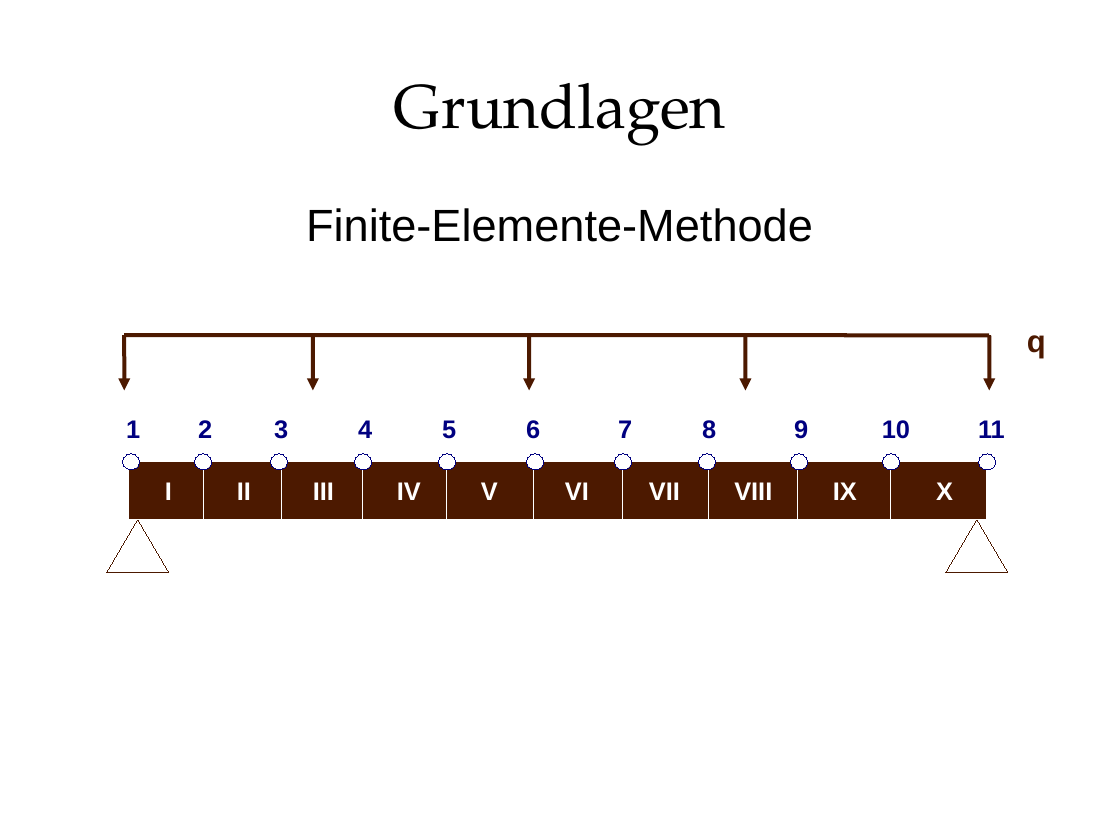
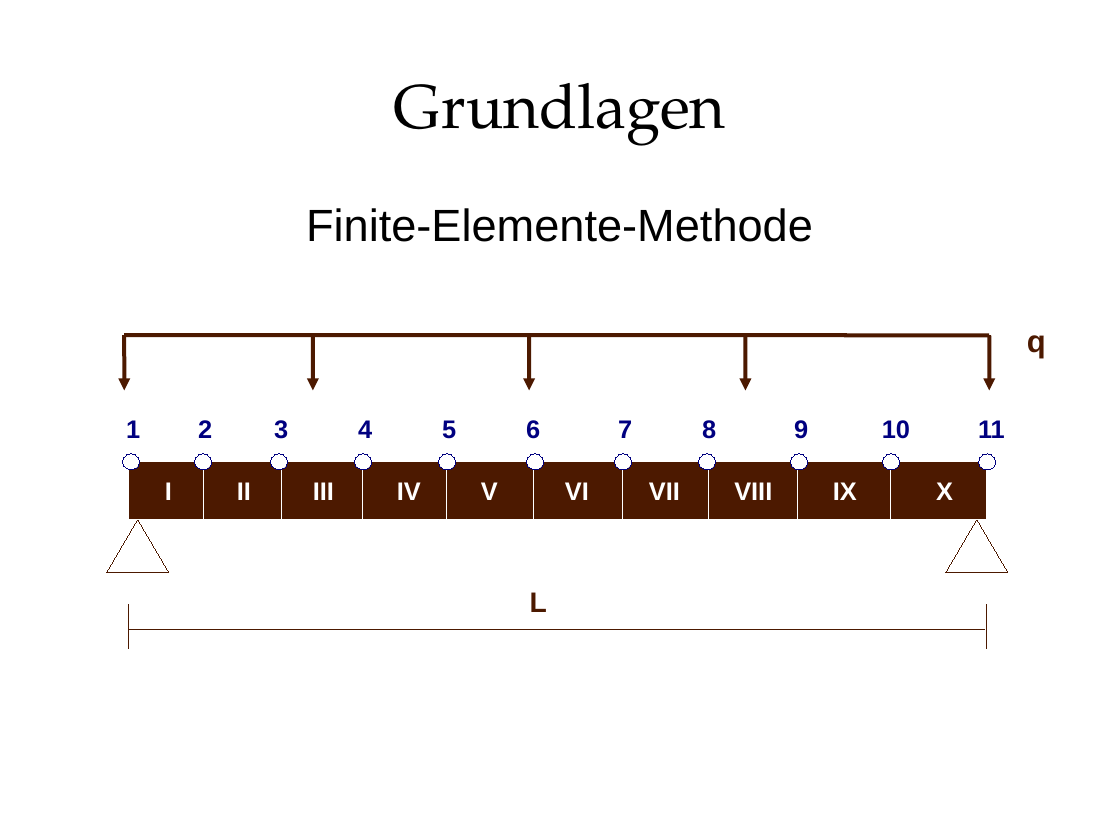
Before and after one commit to ludgerheide/biegebalken, a slide deck: slide 8 of Gruppe 132.odp. Drawn at 1120x840 pixels with LibreOffice and Linux fonts; fonts in the diff are those of the drawing; background and template pictures are left out. Boxes give left, top, right and bottom in pixels: in the first picture for what was removed or moved away, otherwise in the second. Text is boxed around its words. In the diff, an @@ line names an element or a change of style, - is before the commit and + after.

```diff
--- a/Gruppe 132.odp
+++ b/Gruppe 132.odp
@@ text "L" at [530, 592, 547, 612]: text colour #FFFFFF to #4C1900 @@
@@ line (129, 605) - (129, 648): stroke #FFFFFF 0 pt to #4C1900 0 pt @@
@@ line (987, 605) - (987, 648): stroke #FFFFFF 0 pt to #4C1900 0 pt @@
@@ line (129, 630) - (985, 630): stroke #FFFFFF 0 pt to #4C1900 0 pt @@
```
Also in this commit, not shown: 1 other slide changed, 2 other files.
